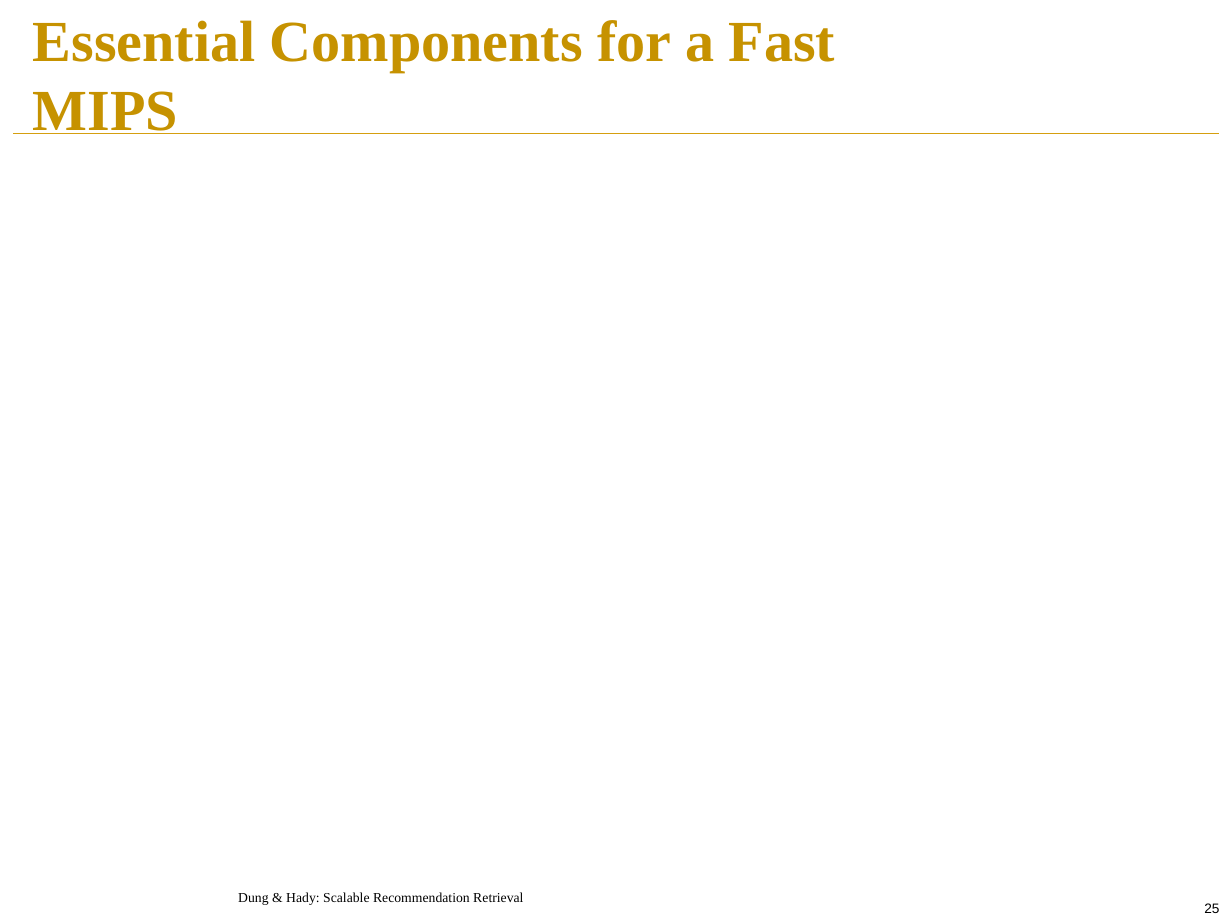
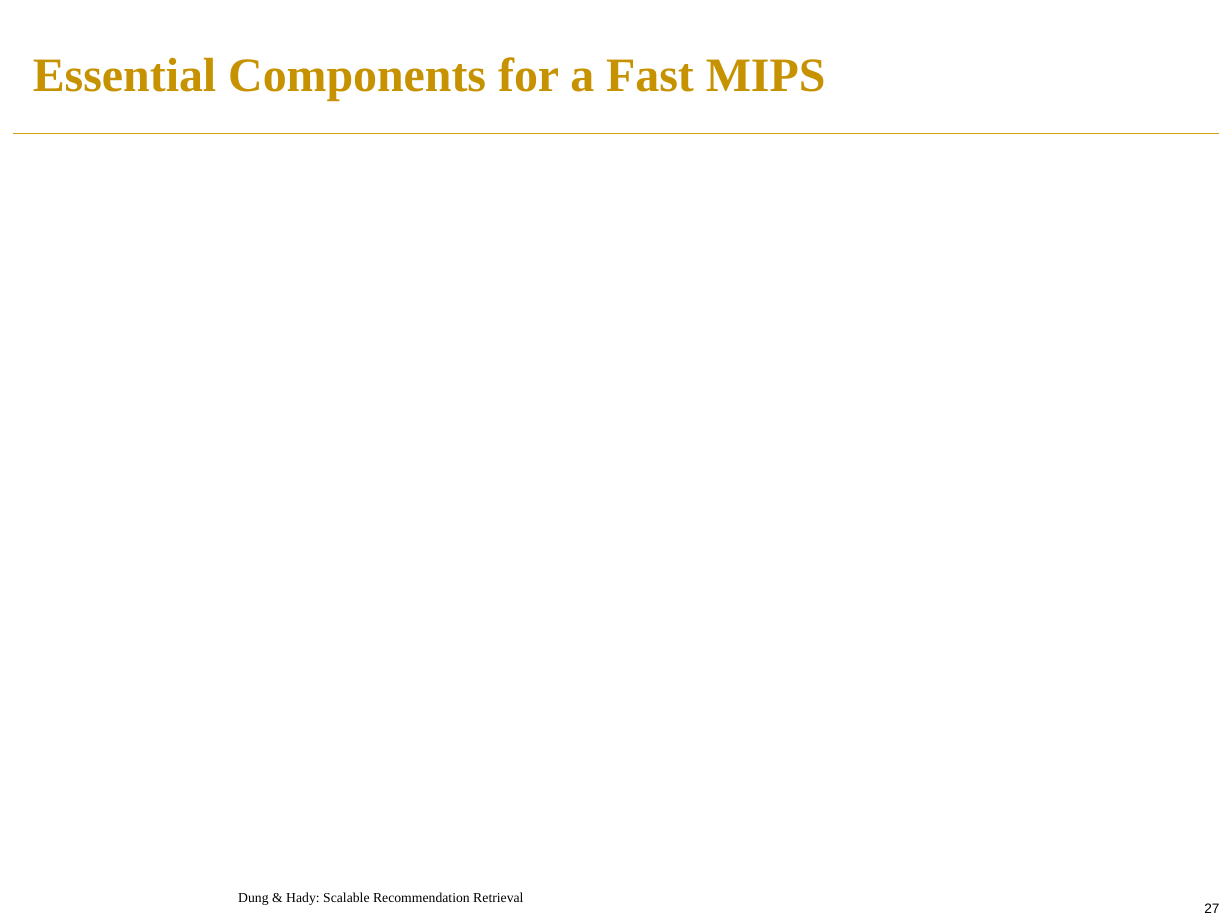
Before and after one commit to PreferredAI/recommendation-retrieval, a slide deck: slide 27 of slides/aaai19-tutorial.pptx (slide 25 before the commit). Drawn at 1232x924 pixels with LibreOffice and Linux fonts; fonts in the diff are those of the drawing; grey boxes stand for pictures; background and template pictures are left out. Boxes give left, top, right and bottom in pixels: in the first picture for what was removed or moved away, otherwise in the second. Text is boxed around its words. In the diff, an @@ line names an element or a change of style, - is before the commit and + after.

```diff
--- a/slides/aaai19-tutorial.pptx
+++ b/slides/aaai19-tutorial.pptx
@@ title "Essential Components for a Fast ...": place and size @@
-title "Essential Components for a Fast ..." at [33, 20, 835, 134]
+title "Essential Components for a Fast ..." at [33, 57, 826, 101]
@@ title "Essential Components for a Fast ..." at [33, 57, 826, 101]: size 34 to 28 pt @@
@@ page number at [1204, 903, 1219, 913]: text changed @@
-25
+27
```
Also in this commit, not shown: 24 other slides changed, 4 slides added, 2 slides removed.
